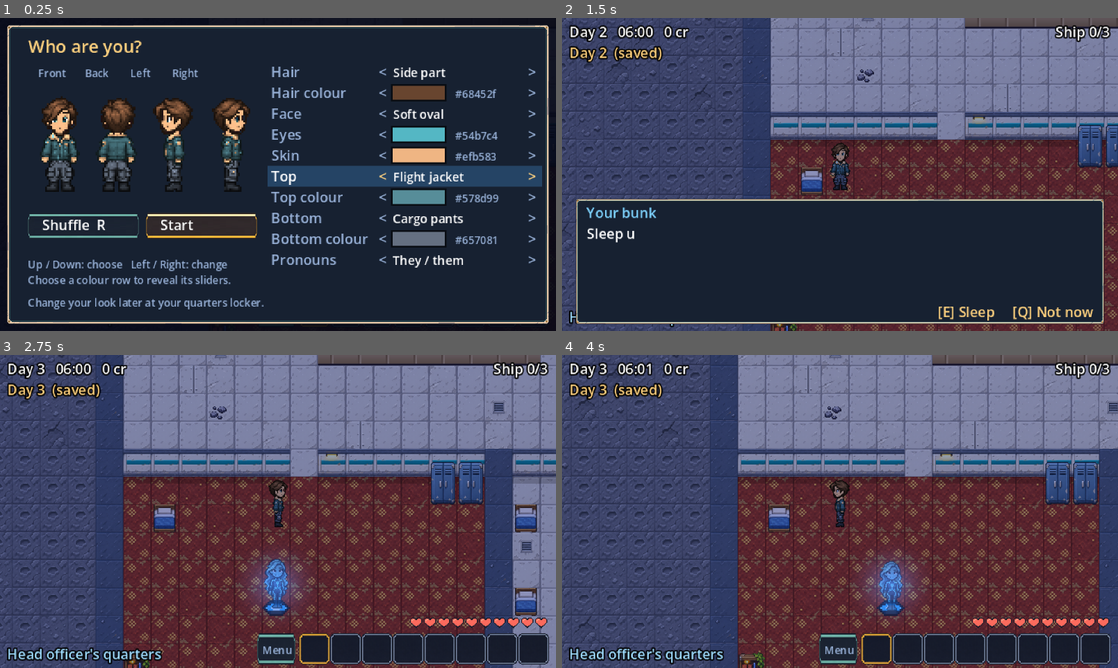
Above: before the commit, frames 1-4 (two rows, left to right).
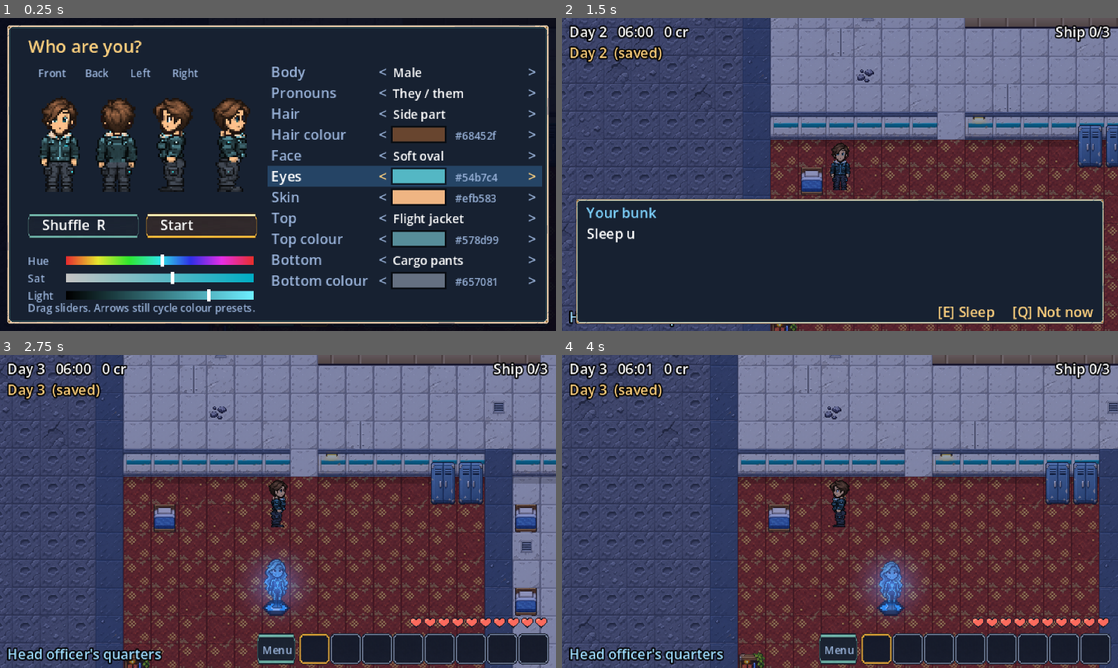
Above: after the commit, the same moments.

Repository: Antrisa/Project-Deneb
Game: Godot game, scene res://main.tscn
The game is run twice, just before and just after one commit, with the same random seed, the same clock (stepped at 60 frames per second) and the same inputs. Sound files missing from this copy of the repository are replaced by a short silence.
Inputs (mouse positions are in pixels of both pictures, inside the frame that each line leads up to):
- Up to frame 1 (0.25 s): no input
- Up to frame 2 (1.5 s): tap Enter at 0.5 s; move the mouse to (962, 158) at 0.52 s; hold D (move_right) 0.53-1.25 s; hold E (interact) 0.53-1.25 s; click (962, 158) at 0.67 s; tap Space (use) at 1.25 s; drag from (728, 190) to (812, 237) at 1.27 s
- Up to frame 3 (2.75 s): tap Enter at 2 s; move the mouse to (333, 442) at 2.02 s; hold D (move_right) from 2.03 s (still down); hold Space (use) from 2.03 s (still down)
- Up to frame 4 (4 s): release D (move_right) at 2.75 s; release Space (use) at 2.75 s; drag from (812, 574) to (673, 464) at 2.77 s; move the mouse to (1006, 558) at 3.52 s; hold A (move_left) from 3.53 s (still down); tap Enter at 3.6 s

The runs differ from the first frame. In frame 1, 14% of the frame differs, in the area x 5-97%, y 15-95%; in frame 2, 0.2%; in frame 3, 0.2%; in frame 4, 0.2%.

Commit message:
Player art v3: corrected heads and walk poses, Male and Female bodies
- New layers for both bodies (art/player/ and art/player/body2/)
- Head offset removed from the game (now baked into the art); plain stacking
- Body line on the character screen: Male / Female, above Pronouns

Co-Authored-By: Claude Fable 5.2 <noreply@anthropic.com>
Claude-Session: https://claude.ai/code/session_013NFuzCtsXhGx4vnyseTSue

Diff:
--- a/scripts/creator.gd
+++ b/scripts/creator.gd
@@ -50,10 +50,11 @@
 
 func show_for(start_look: Dictionary, is_first_time: bool) -> void:
 	look = maker.tidy(start_look)
-	_rows = ROWS.duplicate()
+	_rows = []
 	if maker.body_count() > 1:
 		_rows.append(["body", "Body"])
 	_rows.append(["pronouns", "Pronouns"])
+	_rows.append_array(ROWS)
 	first_time = is_first_time
 	row = 0
 	_color_drag = -1
--- a/scripts/player_maker.gd
+++ b/scripts/player_maker.gd
@@ -30,7 +30,7 @@
 # Choices that are not pictures. "body" only appears on the character screen when a second
 # set of layers exists in art/player/body2/ (same eight file names and layout).
 const OPTIONS := {
-	"body": ["Body 1", "Body 2"],
+	"body": ["Male", "Female"],
 	"pronouns": ["They / them", "She / her", "He / him"],
 }
 
@@ -214,29 +214,12 @@
 		dst.blend_rect(src, Rect2i(sx, sy, w, h), Vector2i(dx, dy))
 
 
-# How far the head (face and hair) is lowered so it sits on the shoulders, and the last row of
-# the head in each pose (below it is neck, which goes behind the collar).
-const HEAD_DROP := 3
-const CHIN_ROW := [25, 24, 24]
-
-
 # The full walk sheet: 4 directions across, 3 rows (standing, step A, step B), 32x64 frames.
-# The arm and leg movement is already drawn into the layers; this stacks them.
+# The poses are already drawn into the layers; this recolours them and stacks them.
 func sheet(look_in: Dictionary) -> ImageTexture:
 	var look: Dictionary = tidy(look_in)
-	var bottoms: Image = _tinted("bottoms", look)
-	var tops: Image = _tinted("tops", look)
-	var faces: Image = _tinted("faces", look)
-	var hair: Image = _tinted("hair", look)
 	var out: Image = Image.create_empty(128, 192, false, Image.FORMAT_RGBA8)
-	out.blend_rect(bottoms, Rect2i(0, 0, 128, 192), Vector2i.ZERO)
-	for pose in 3:
-		var y: int = pose * 64
-		var chin: int = CHIN_ROW[pose]
-		# Face and neck first, then the top so the collar covers the neck,
-		# then the head again so the chin sits over the collar, then the hair.
-		out.blend_rect(faces, Rect2i(0, y, 128, 64 - HEAD_DROP), Vector2i(0, y + HEAD_DROP))
-		out.blend_rect(tops, Rect2i(0, y, 128, 64), Vector2i(0, y))
-		out.blend_rect(faces, Rect2i(0, y, 128, chin + 1), Vector2i(0, y + HEAD_DROP))
-		out.blend_rect(hair, Rect2i(0, y, 128, 64 - HEAD_DROP), Vector2i(0, y + HEAD_DROP))
+	for k in LAYERS:
+		var layer: Image = _tinted(k, look)
+		out.blend_rect(layer, Rect2i(0, 0, 128, 192), Vector2i.ZERO)
 	return ImageTexture.create_from_image(out)
Not shown, changed: art/hand_edited.txt
Binary file changed: art/player.png
Binary file added: art/player/body2/bottoms.png
Binary file added: art/player/body2/bottoms_mask.png
Binary file added: art/player/body2/faces.png
Binary file added: art/player/body2/faces_mask.png
Binary file added: art/player/body2/hair.png
Binary file added: art/player/body2/hair_mask.png
Binary file added: art/player/body2/tops.png
Binary file added: art/player/body2/tops_mask.png
Binary file changed: art/player/bottoms.png
Binary file changed: art/player/bottoms_mask.png
(and 6 more such lines)
